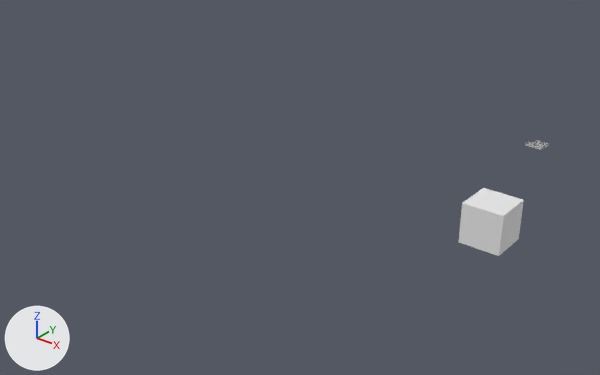
The Blender file wakeup,paul/wakeup,paul.blend as it was, and as the next commit left it.
Camera for both pictures: a camera (50 mm lens) standing at (14.0, -31.2, 17.7) and looking at (-2.7, -10.5, 4.8). The axes (+X, +Y, +Z) are drawn at lower left. The lights are the same throughout.
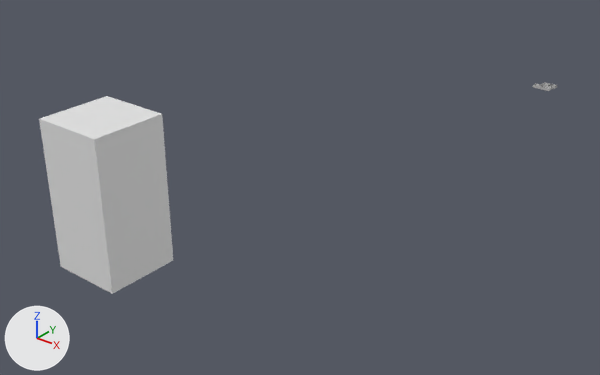
Boxes (x1, y1, x2, y2) around the edits, measured in the pictures (600 x 375 px):
'Cube', moved, rescaled (105% wider, 188% taller)
    before: (459, 188, 524, 256)
    after: (39, 96, 173, 294)
'pCube8', moved
    before: (525, 140, 549, 150)
    after: (533, 82, 557, 91)

What changed in the scene script:
```text
Change ob_pcube8:
    ob_pcube8.location: (0.51, 2.98, 2.8) -> (0.51, 2.98, 5.59)
Change ob_cube:
    ob_cube.location: (0.0, 0.0, 0.0) -> (-1.06, -19.89, 8.74)
    ob_cube.scale: (1.0, 1.0, 1.0) -> (1.0, 1.0, 2.0)
```
